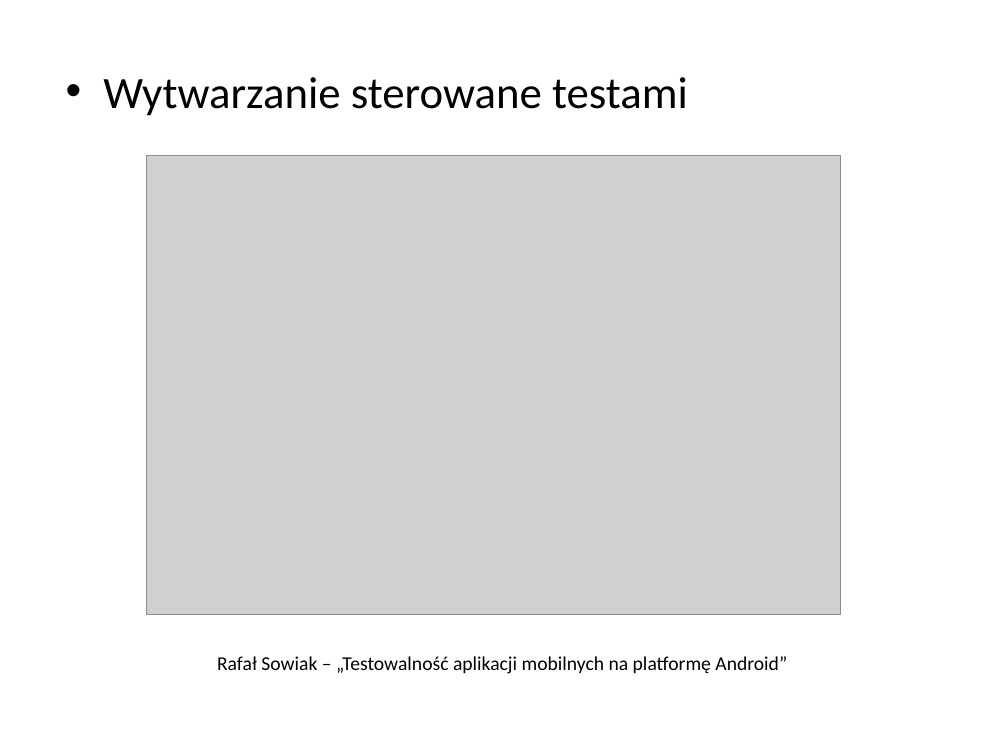
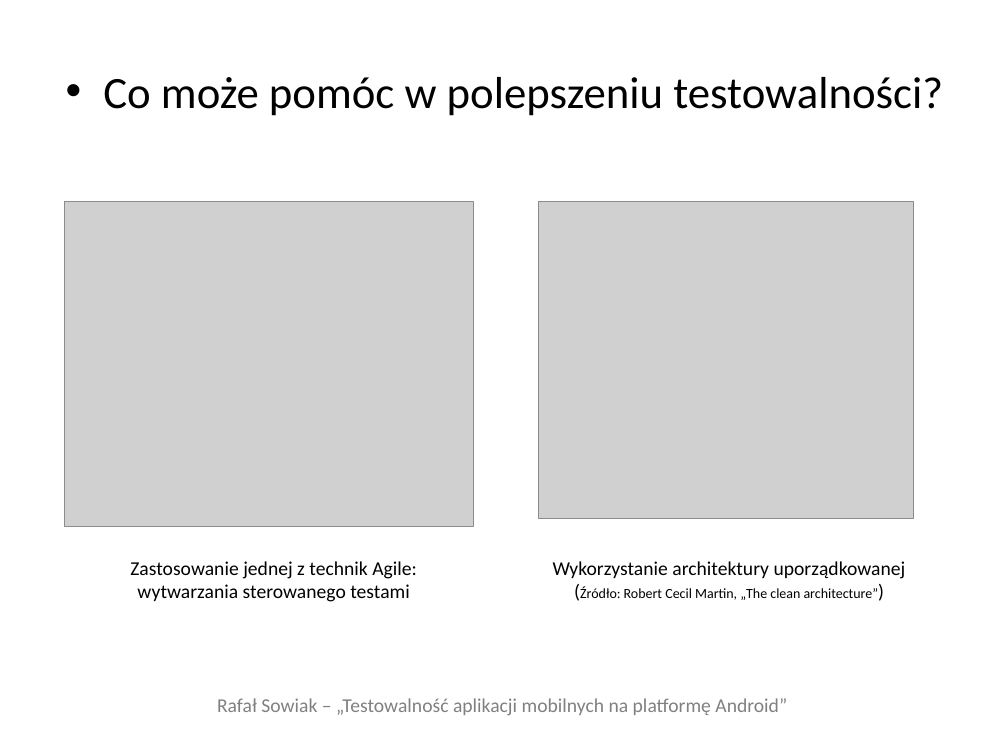
Before and after one commit to adventurewrites/mgr_info, a slide deck: slide 9 of rafal-sowiak-prezentacja-v1.pptx (slide 14 before the commit). Drawn at 1008x756 pixels with LibreOffice and Linux fonts; fonts in the diff are those of the drawing; grey boxes stand for pictures. Boxes give left, top, right and bottom in pixels: in the first picture for what was removed or moved away, otherwise in the second. Text is boxed around its words. In the diff, an @@ line names an element or a change of style, - is before the commit and + after.

```diff
--- a/rafal-sowiak-prezentacja-v1.pptx
+++ b/rafal-sowiak-prezentacja-v1.pptx
@@ text at (x1=103, y1=77, x2=943, y2=116): text changed @@
-• Wytwarzanie sterowane testami
+• Co może pomóc w polepszeniu testowalności?
@@ picture resized from (x1=147, y1=156, x2=841, y2=615) to (x1=65, y1=202, x2=473, y2=527) @@
@@ picture added at (x1=538, y1=202, x2=913, y2=519) @@
@@ text added at (x1=130, y1=561, x2=417, y2=602), 14 pt, text #000000 @@
+Zastosowanie jednej z technik Agile: wytwarzania sterowanego testami
@@ text added at (x1=553, y1=561, x2=906, y2=600), 10 pt, text #000000 @@
+Wykorzystanie architektury uporządkowanej
+(Źródło: Robert Cecil Martin, „The clean architecture”)
@@ title "Rafał Sowiak – „Testowalność aplikacji ..." moved from (x1=217, y1=656, x2=787, y2=674) to (x1=217, y1=698, x2=787, y2=716) @@
@@ title "Rafał Sowiak – „Testowalność aplikacji ..." at (x1=217, y1=698, x2=787, y2=716): text colour #000000 to #808080 @@
```
Also in this commit, not shown: 7 other slides changed, 3 slides added, 8 slides removed, 3 other files.
